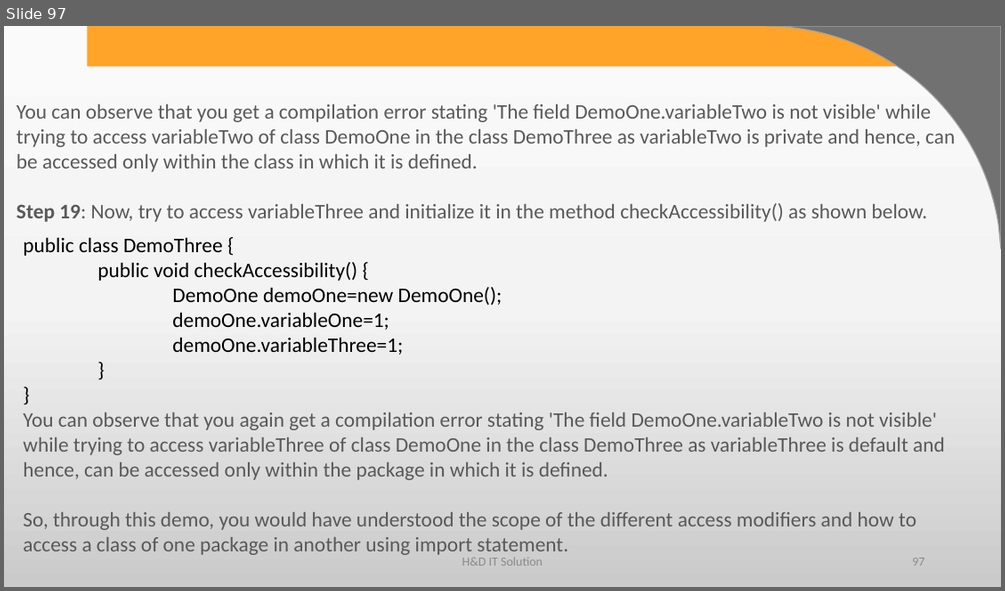
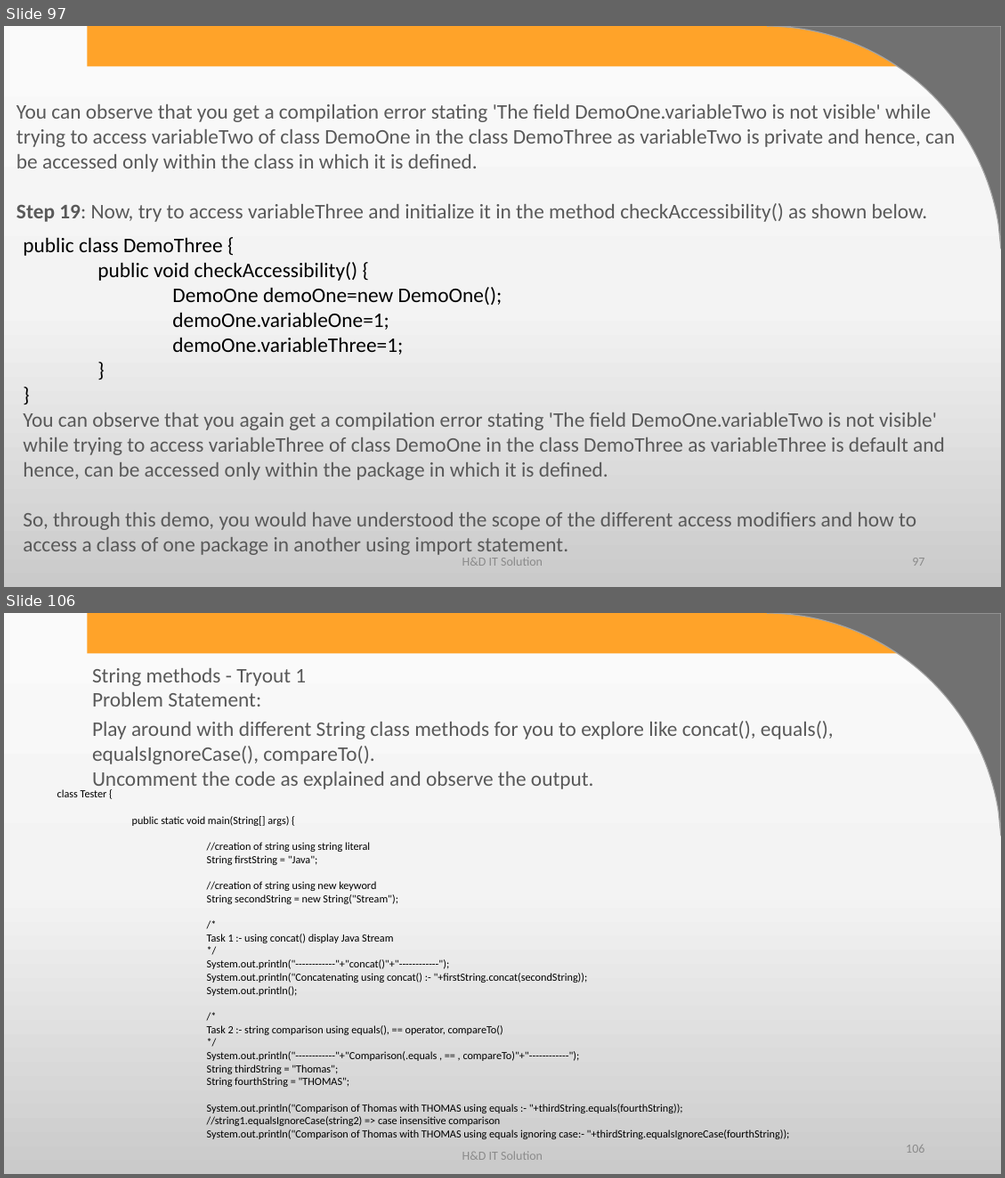
Before and after one commit to harshadasawant/infinite_code, a slide deck: ppt/JAVA syllabus.pptx. Shown one above the other, each under a label of ours: slide 97 before the commit, slides 97 and 106 after it; the slides between them are not shown. The pictures are 1005x591 and 1005x1178 pixels, drawn with LibreOffice and Linux fonts; fonts in the diff are those of the drawing; background and template pictures are left out. Boxes give left, top, right and bottom in pixels: in the first picture for what was removed or moved away, otherwise in the second. Text is boxed around its words. In the diff, an @@ line names an element or a change of style, - is before the commit and + after.

```diff
--- a/ppt/JAVA syllabus.pptx
+++ b/ppt/JAVA syllabus.pptx
@@ slide 106 added at (x1=4, y1=613, x2=1001, y2=1174), background gradient #FBFBFB to #F4F4F4 to #CBCBCB; not listed: 2 template elements that a slide beside it also shows @@
@@ text added at (x1=92, y1=668, x2=306, y2=686), 20 pt, text #595959 @@
+String methods - Tryout 1
@@ text added at (x1=92, y1=692, x2=261, y2=706), 20 pt, text #595959 @@
+Problem Statement:
@@ text added at (x1=92, y1=721, x2=833, y2=791), 20 pt, text #595959 @@
+Play around with different String class methods for you to explore like concat(), equals(), equalsIgnoreCase(), compareTo().
+Uncomment the code as explained and observe the output.
@@ text added at (x1=57, y1=789, x2=790, y2=1139), 10.5 pt, text #000000 @@
+class Tester {
+public static void main(String[] args) {
+//creation of string using string literal
+String firstString = "Java";
+//creation of string using new keyword
+String secondString = new String("Stream");
+/*
+Task 1 :- using concat() display Java Stream
+*/
+System.out.println("------------"+"concat()"+"------------");
+System.out.println("Concatenating using concat() :- "+firstString.concat(secondString));
+System.out.println();
+/*
+Task 2 :- string comparison using equals(), == operator, compareTo()
+*/
+System.out.println("------------"+"Comparison(.equals , == , compareTo)"+"------------");
+String thirdString = "Thomas";
+String fourthString = "THOMAS";
+System.out.println("Comparison of Thomas with THOMAS using equals :- "+thirdString.equals(fourthString));
+//string1.equalsIgnoreCase(string2) => case insensitive comparison
+System.out.println("Comparison of Thomas with THOMAS using equals ignoring case:- "+thirdString.equalsIgnoreCase(fourthString));
@@ page number added at (x1=906, y1=1144, x2=924, y2=1152), 12 pt, text #8C8C8C @@
+106
@@ text added at (x1=462, y1=1151, x2=542, y2=1159), 12 pt, text #8C8C8C @@
+H&D IT Solution
```
Also in this commit, not shown: 5 slides changed, 52 other slides added, 8 other files.
